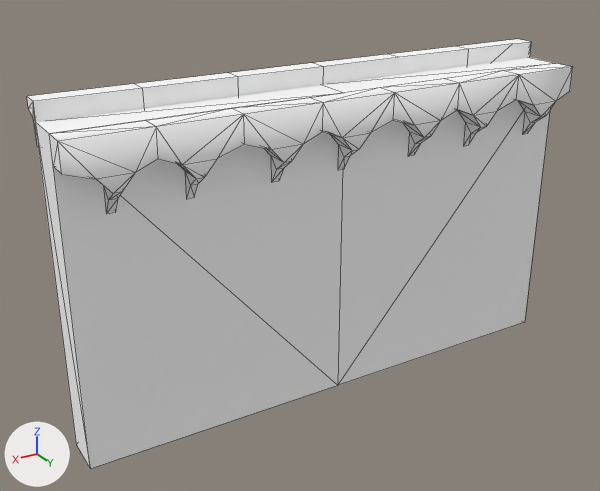
The FBX model Assets/Resources/Models/Top-Down Medieval Castle/Castle_Wall2.FBX, before and after one commit.
Camera for both pictures: a 50 mm camera at (4.23, 18.39, 13.38) aimed at (-6.65, 0.26, 4.32). Arrows for +X, +Y and +Z are at lower left; the lights stay in place. Mesh edges are drawn as thin lines. Where no turn or scale is listed for an object, it has been applied to the vertices.

The first picture shows 'Wall'.
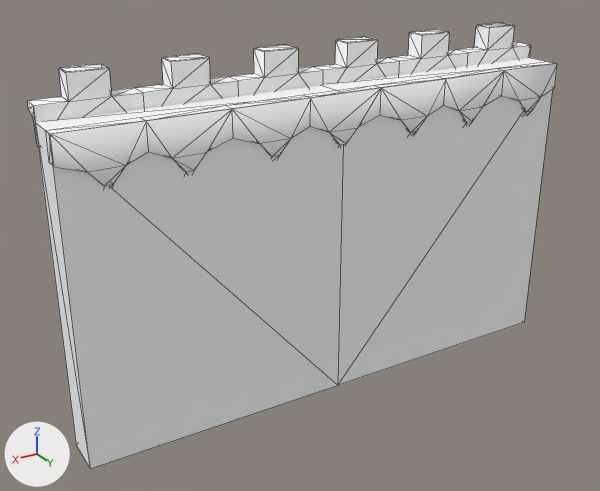
The change in detail:
me_mesh is used by ob_wall; location (-14.9, 0.0, 0.0).
me_mesh had 375 vertices, 504 faces and spanned x 0.0..14.9, y -0.83..1.78, z 0.02..9.13.
me_mesh now has 446 vertices, 666 faces and spans x 0.0..14.9, y -0.83..1.2, z 0.02..9.68.
me_mesh part 1: the loose piece of 116 vertices spanning x 0.0..14.9, y 1.12..1.78, z 6.63..8.65 is rebuilt with 116 vertices and now spans x 0.0..14.9, y 0.84..1.2, z 6.63..8.65.
Part 2, on me_mesh:
9 vertices are removed from x 0.0..14.9, y -0.48..0.08, z 9.13.
20 faces are deleted.
6 vertices in x 0.0..14.9, y 0.08, z 9.13 move by (0.0, -0.01, -0.11).
36 vertices are added at x 0.76..14.13, y -0.49..0.07, z 9.02..9.68.
7 new vertices lie (0.0, 0.0, 0.17) away from vertices in x 0.0..14.9, y -0.49, z 8.85.
6 new vertices lie (0.75, 0.0, 0.0) away from vertices in x 2.49..9.92, y -0.49..0.08, z 9.02..9.13.
6 new vertices lie (0.98, 0.0, 0.0) away from vertices in x 3.24..10.67, y -0.49..0.07, z 9.02.
6 new vertices lie (0.0, 0.0, 0.63) away from vertices in x 3.24..11.65, y 0.07, z 9.02.
6 new vertices lie (0.0, -0.55, 0.0) away from vertices in x 3.24..11.65, y 0.07, z 9.65.
5 new vertices lie (-0.03, -0.52, 0.03) away from vertices in x 1.75..11.65, y 0.07, z 9.65.
8 new vertices lie (-0.92, 0.0, 0.0) away from vertices in x 4.19..11.62, y -0.45..0.04, z 9.68.
182 new faces join them.

Changed parts and their boxes (x1, y1, x2, y2) in the pictures (600 x 491 px):
'Wall', reshaped: before (27, 39, 573, 469); after (27, 22, 557, 469)
part 1 of me_mesh, rebuilt: before (49, 63, 573, 214); after (46, 62, 557, 188)
part 2 of me_mesh, built on: before (27, 39, 531, 148); after (27, 22, 531, 148)
